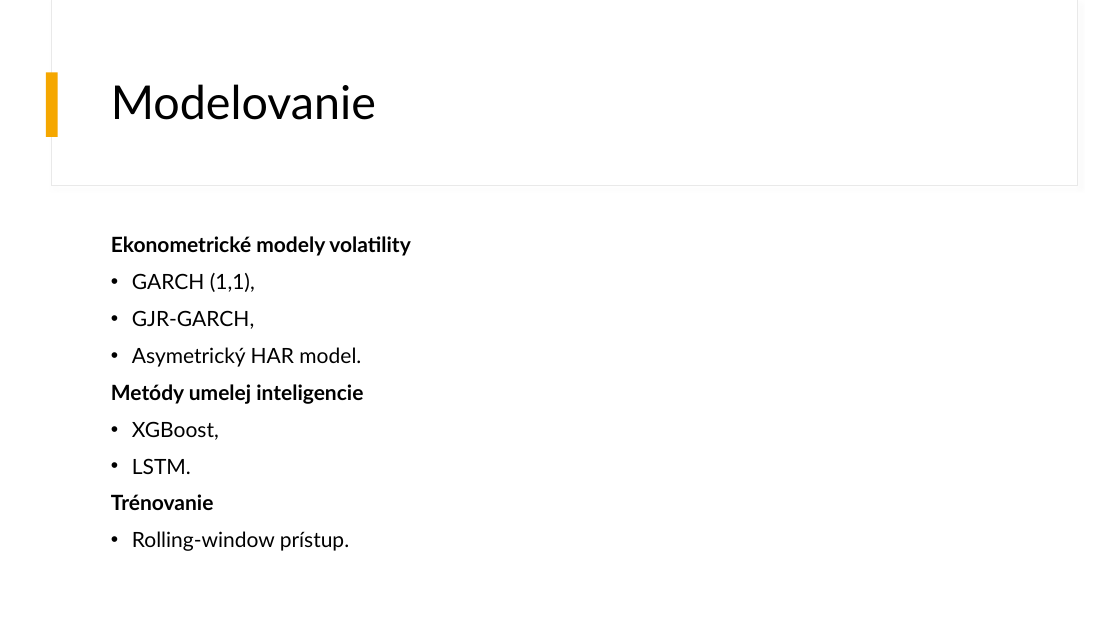
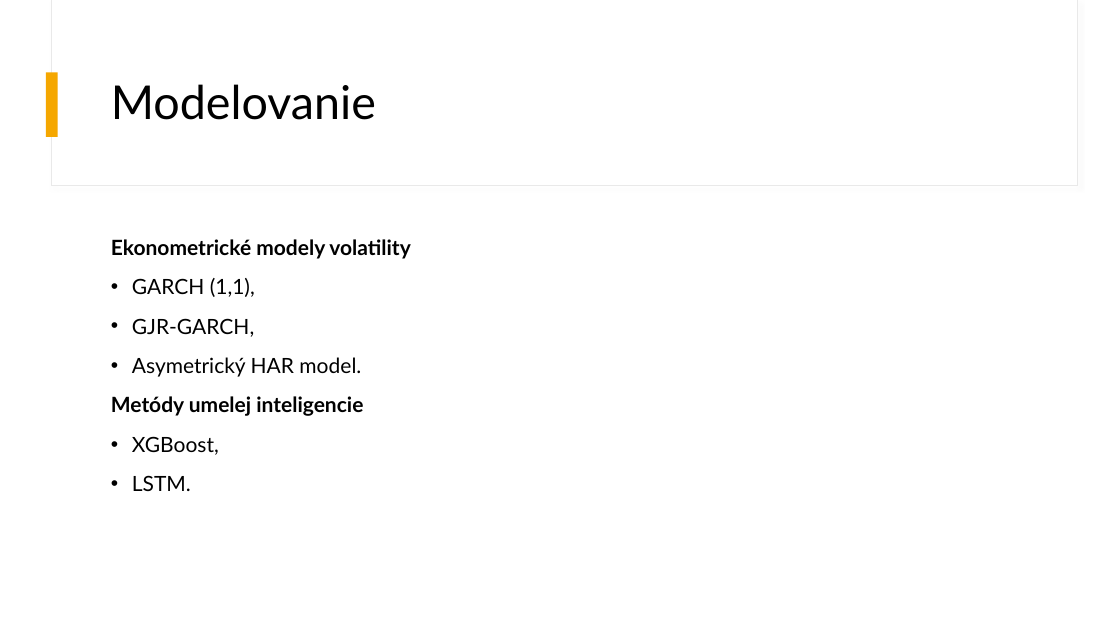
Before and after one commit to MatejLuzak/Identification-of-Patterns-of-Stock-Market-Volatility-in-the-USA-China-and-Europe-Using-AI-Methods, a slide deck: slide 7 of Identifikácia vzorov v časových radoch pre komparáciu volatility.pptx. Drawn at 1120x630 pixels with LibreOffice and Linux fonts; fonts in the diff are those of the drawing. Boxes give left, top, right and bottom in pixels: in the first picture for what was removed or moved away, otherwise in the second. Text is boxed around its words. In the diff, an @@ line names an element or a change of style, - is before the commit and + after.

```diff
--- a/Identifikácia vzorov v časových radoch pre komparáciu volatility.pptx
+++ b/Identifikácia vzorov v časových radoch pre komparáciu volatility.pptx
@@ text "Ekonometrické modely volatility" at (x1=111, y1=239, x2=410, y2=491): line spacing 1 to 1.1 @@
@@ text at (x1=111, y1=494, x2=349, y2=551): paragraphs removed @@
-Trénovanie
-• Rolling-window prístup.
```
Also in this commit, not shown: 5 other files.
